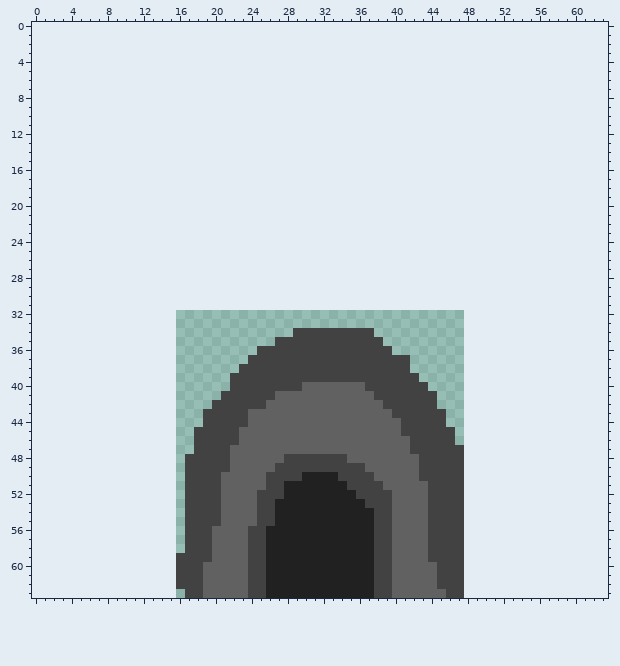
Pixel-art sprite, stored at Sprites/Objekts/Caves/Cave1.png. The picture above was drawn from the file before the commit.
The file is 32x32 pixels. The old version is drawn lined up with the new one, on the new canvas.
The result:
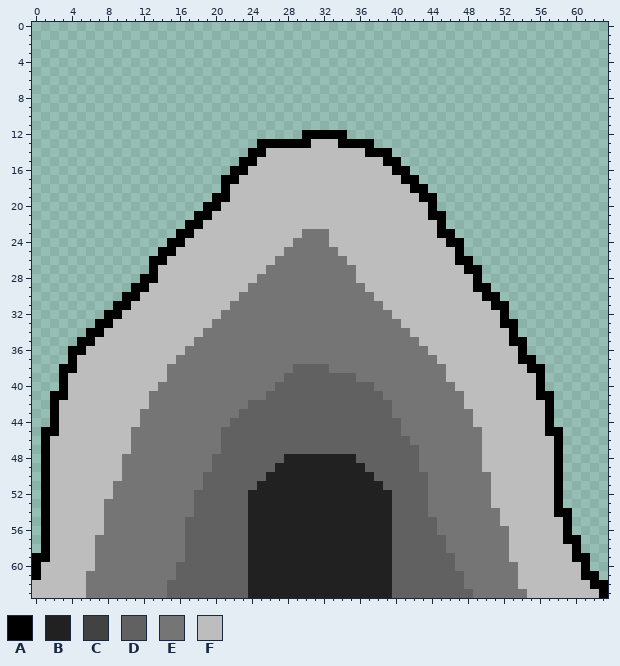
Palette (. is transparent): A #000000  B #212121  C #424242  D #616161  E #757575  F #bdbdbd
Change:
canvas 32x32 -> 64x64, the old top-left corner now at 16,32
@@ x 0..63 @@
 11 ................................................................
-12 ................................................................
-13 ................................................................
-14 ................................................................
-15 ................................................................
-16 ................................................................
-17 ................................................................
-18 ................................................................
-19 ................................................................
-20 ................................................................
-21 ................................................................
-22 ................................................................
-23 ................................................................
-24 ................................................................
-25 ................................................................
-26 ................................................................
-27 ................................................................
-28 ................................................................
-29 ................................................................
-30 ................................................................
-31 ................................................................
-32 ................................................................
-33 ................................................................
-34 .............................CCCCCCCCC..........................
-35 ...........................CCCCCCCCCCCC.........................
-36 .........................CCCCCCCCCCCCCCC........................
-37 ........................CCCCCCCCCCCCCCCCCC......................
-38 .......................CCCCCCCCCCCCCCCCCCC......................
-39 ......................CCCCCCCCCCCCCCCCCCCCC.....................
-40 ......................CCCCCCCCDDDDDDDCCCCCCC....................
-41 .....................CCCCCCDDDDDDDDDDDCCCCCCC...................
-42 ....................CCCCCCDDDDDDDDDDDDDCCCCCC...................
-43 ...................CCCCCDDDDDDDDDDDDDDDDCCCCCC..................
-44 ...................CCCCCDDDDDDDDDDDDDDDDDCCCCC..................
-45 ..................CCCCCDDDDDDDDDDDDDDDDDDCCCCCC.................
-46 ..................CCCCCDDDDDDDDDDDDDDDDDDDCCCCC.................
-47 ..................CCCCDDDDDDDDDDDDDDDDDDDDCCCCCC................
-48 .................CCCCCDDDDDDCCCCCCCDDDDDDDDCCCCC................
-49 .................CCCCCDDDDDCCCCCCCCCCDDDDDDCCCCC................
-50 .................CCCCDDDDDCCCCBBBBCCCCDDDDDCCCCC................
-51 .................CCCCDDDDDCCBBBBBBBCCCCDDDDDCCCC................
-52 .................CCCCDDDDCCCBBBBBBBBCCCCDDDDCCCC................
-53 .................CCCCDDDDCCBBBBBBBBBBCCCDDDDCCCC................
-54 .................CCCCDDDDCCBBBBBBBBBBBCCDDDDCCCC................
-55 .................CCCCDDDDCCBBBBBBBBBBBCCDDDDCCCC................
-56 .................CCCDDDDCCBBBBBBBBBBBBCCDDDDCCCC................
-57 .................CCCDDDDCCBBBBBBBBBBBBCCDDDDCCCC................
-58 .................CCCDDDDCCBBBBBBBBBBBBCCDDDDCCCC................
-59 ................CCCCDDDDCCBBBBBBBBBBBBCCDDDDCCCC................
-60 ................CCCDDDDDCCBBBBBBBBBBBBCCDDDDDCCC................
-61 ................CCCDDDDDCCBBBBBBBBBBBBCCDDDDDCCC................
-62 ................CCCDDDDDCCBBBBBBBBBBBBCCDDDDDCCC................
-63 .................CCDDDDDCCBBBBBBBBBBBBCCDDDDDDCC................
+12 ..............................AAAAA.............................
+13 .........................AAAAAAFFFAAAA..........................
+14 ........................AAFFFFFFFFFFFAAA........................
+15 .......................AAFFFFFFFFFFFFFFAA.......................
+16 ......................AAFFFFFFFFFFFFFFFFAA......................
+17 .....................AAFFFFFFFFFFFFFFFFFFAA.....................
+18 .....................AFFFFFFFFFFFFFFFFFFFFAA....................
+19 ....................AAFFFFFFFFFFFFFFFFFFFFFAA...................
+20 ...................AAFFFFFFFFFFFFFFFFFFFFFFFA...................
+21 ..................AAFFFFFFFFFFFFFFFFFFFFFFFFAA..................
+22 .................AAFFFFFFFFFFFFFFFFFFFFFFFFFFA..................
+23 ................AAFFFFFFFFFFFFEEEFFFFFFFFFFFFAA.................
+24 ...............AAFFFFFFFFFFFFEEEEFFFFFFFFFFFFFAA................
+25 ..............AAFFFFFFFFFFFFEEEEEEFFFFFFFFFFFFFA................
+26 .............AAFFFFFFFFFFFFEEEEEEEEFFFFFFFFFFFFAA...............
+27 .............AFFFFFFFFFFFFEEEEEEEEEEFFFFFFFFFFFFAA..............
+28 ............AAFFFFFFFFFFFEEEEEEEEEEEFFFFFFFFFFFFFA..............
+29 ...........AAFFFFFFFFFFFEEEEEEEEEEEEEFFFFFFFFFFFFAA.............
+30 ..........AAFFFFFFFFFFFEEEEEEEEEEEEEEEFFFFFFFFFFFFAA............
+31 .........AAFFFFFFFFFFFEEEEEEEEEEEEEEEEEFFFFFFFFFFFFAA...........
+32 ........AAFFFFFFFFFFFEEEEEEEEEEEEEEEEEEEFFFFFFFFFFFFA...........
+33 .......AAFFFFFFFFFFFEEEEEEEEEEEEEEEEEEEEEFFFFFFFFFFFAA..........
+34 ......AAFFFFFFFFFFFEEEEEEEEEEEEEEEEEEEEEEEFFFFFFFFFFFA..........
+35 .....AAFFFFFFFFFFFEEEEEEEEEEEEEEEEEEEEEEEEEFFFFFFFFFFAA.........
+36 ....AAFFFFFFFFFFFEEEEEEEEEEEEEEEEEEEEEEEEEEEFFFFFFFFFFA.........
+37 ....AFFFFFFFFFFFEEEEEEEEEEEEEEEEEEEEEEEEEEEEEFFFFFFFFFAA........
+38 ...AAFFFFFFFFFFEEEEEEEEEEEEEEDDDDEEEEEEEEEEEEEFFFFFFFFFAA.......
+39 ...AFFFFFFFFFFFEEEEEEEEEEEEEDDDDDDDDEEEEEEEEEEFFFFFFFFFFA.......
+40 ...AFFFFFFFFFFEEEEEEEEEEEEEDDDDDDDDDDDEEEEEEEEEFFFFFFFFFA.......
+41 ..AAFFFFFFFFFEEEEEEEEEEEEEDDDDDDDDDDDDDEEEEEEEEEFFFFFFFFAA......
+42 ..AFFFFFFFFFFEEEEEEEEEEEDDDDDDDDDDDDDDDDEEEEEEEEFFFFFFFFFA......
+43 ..AFFFFFFFFFEEEEEEEEEEEDDDDDDDDDDDDDDDDDEEEEEEEEEFFFFFFFFA......
+44 ..AFFFFFFFFFEEEEEEEEEEDDDDDDDDDDDDDDDDDDDEEEEEEEEFFFFFFFFA......
+45 .AAFFFFFFFFEEEEEEEEEEDDDDDDDDDDDDDDDDDDDDEEEEEEEEEFFFFFFFAA.....
+46 .AFFFFFFFFFEEEEEEEEEEDDDDDDDDDDDDDDDDDDDDDEEEEEEEEFFFFFFFFA.....
+47 .AFFFFFFFFFEEEEEEEEEEDDDDDDDDDDDDDDDDDDDDDDEEEEEEEFFFFFFFFA.....
+48 .AFFFFFFFFEEEEEEEEEEDDDDDDDDBBBBBBBBDDDDDDDEEEEEEEFFFFFFFFA.....
+49 .AFFFFFFFFEEEEEEEEEEDDDDDDDBBBBBBBBBBDDDDDDEEEEEEEFFFFFFFFA.....
+50 .AFFFFFFFFEEEEEEEEEDDDDDDDBBBBBBBBBBBBDDDDDDEEEEEEEFFFFFFFA.....
+51 .AFFFFFFFEEEEEEEEEEDDDDDDBBBBBBBBBBBBBBDDDDDEEEEEEEFFFFFFFA.....
+52 .AFFFFFFFEEEEEEEEEDDDDDDBBBBBBBBBBBBBBBBDDDDEEEEEEEFFFFFFFA.....
+53 .AFFFFFFEEEEEEEEEEDDDDDDBBBBBBBBBBBBBBBBDDDDEEEEEEEFFFFFFFA.....
+54 .AFFFFFFEEEEEEEEEEDDDDDDBBBBBBBBBBBBBBBBDDDDEEEEEEEEFFFFFFAA....
+55 .AFFFFFFEEEEEEEEEDDDDDDDBBBBBBBBBBBBBBBBDDDDDEEEEEEEFFFFFFFA....
+56 .AFFFFFFEEEEEEEEEDDDDDDDBBBBBBBBBBBBBBBBDDDDDEEEEEEEEFFFFFFA....
+57 .AFFFFFEEEEEEEEEEDDDDDDDBBBBBBBBBBBBBBBBDDDDDDEEEEEEEFFFFFFAA...
+58 .AFFFFFEEEEEEEEEEDDDDDDDBBBBBBBBBBBBBBBBDDDDDDEEEEEEEFFFFFFFA...
+59 AAFFFFFEEEEEEEEEEDDDDDDDBBBBBBBBBBBBBBBBDDDDDDDEEEEEEFFFFFFFAA..
+60 AFFFFFFEEEEEEEEEDDDDDDDDBBBBBBBBBBBBBBBBDDDDDDDEEEEEEEFFFFFFFA..
+61 AFFFFFEEEEEEEEEEDDDDDDDDBBBBBBBBBBBBBBBBDDDDDDDDEEEEEEFFFFFFFAA.
+62 FFFFFFEEEEEEEEEDDDDDDDDDBBBBBBBBBBBBBBBBDDDDDDDDEEEEEEFFFFFFFFAA
+63 FFFFFFEEEEEEEEEDDDDDDDDDBBBBBBBBBBBBBBBBDDDDDDDDDEEEEEEFFFFFFFFA
Boxes around the changes in both pictures, in picture pixels (x1, y1, x2, y2):
changed: (32, 130, 608, 598)
